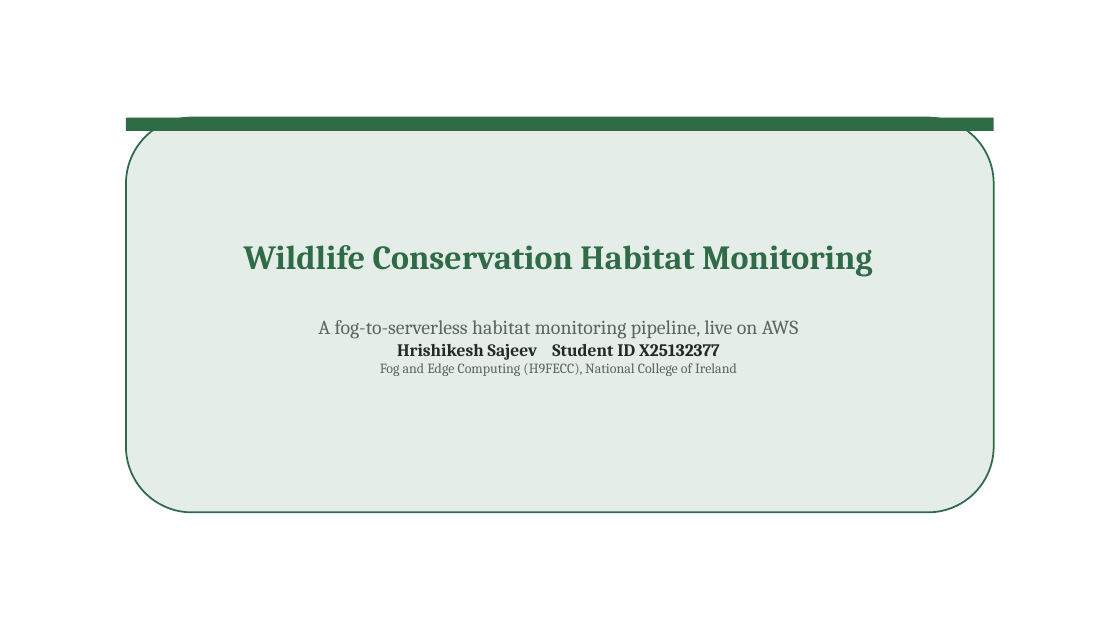
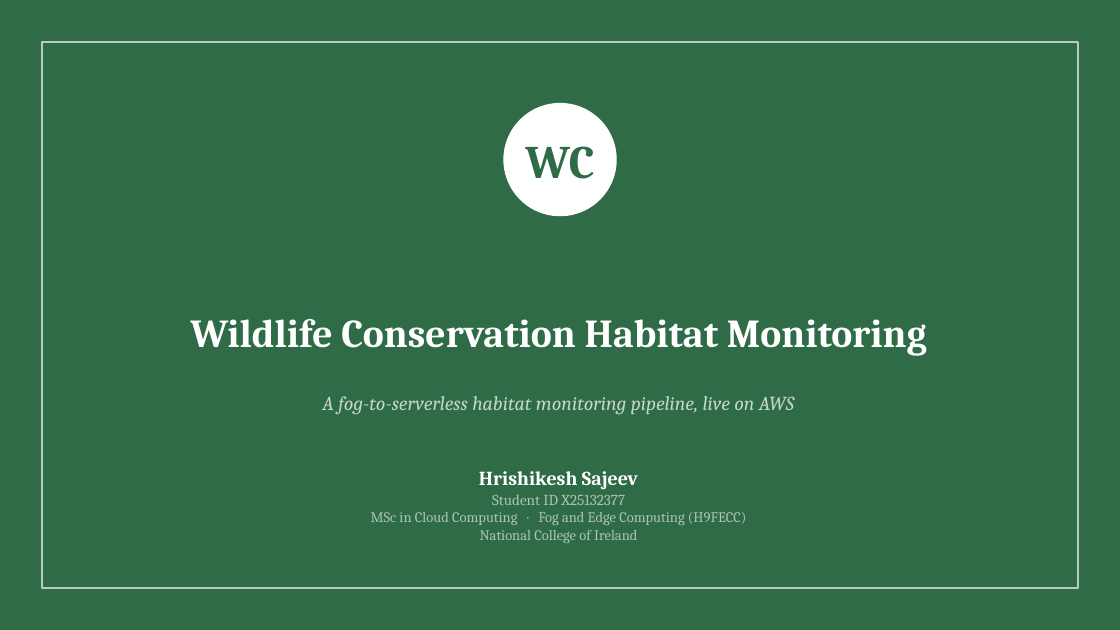
Before and after one commit to valletivarish/FEC_version_2, a slide deck: slide 1 of ppt/X25132377_wildlife-conservation-monitoring.pptx. Drawn at 1120x630 pixels with LibreOffice and Linux fonts; fonts in the diff are those of the drawing. Boxes give left, top, right and bottom in pixels: in the first picture for what was removed or moved away, otherwise in the second. Text is boxed around its words. In the diff, an @@ line names an element or a change of style, - is before the commit and + after.

```diff
--- a/ppt/X25132377_wildlife-conservation-monitoring.pptx
+++ b/ppt/X25132377_wildlife-conservation-monitoring.pptx
@@ rectangle: place and size @@
-rectangle at <box>126,118,994,513</box>
+rectangle at <box>0,0,1120,630</box>
@@ rectangle at <box>0,0,1120,630</box>: rounded rectangle to rectangle; fill #E5EDE8 to #2E6B46; outline #2E6B46 1.5 pt to none @@
@@ rectangle: place and size @@
-rectangle at <box>126,118,994,131</box>
+rectangle at <box>42,42,1078,588</box>
@@ rectangle at <box>42,42,1078,588</box>: fill #2E6B46 to none; outline none to #B5CBBE 1.5 pt @@
@@ ellipse added at <box>503,103,617,216</box>, fill #FFFFFF @@
@@ text added at <box>525,146,594,179</box>, 40 pt, text #2E6B46, bold @@
+WC
@@ text "Wildlife Conservation Habitat Monitoring": place and size @@
-text "Wildlife Conservation Habitat Monitoring" at <box>244,245,873,277</box>
+text "Wildlife Conservation Habitat Monitoring" at <box>190,319,927,356</box>
@@ text "Wildlife Conservation Habitat Monitoring" at <box>190,319,927,356</box>: size 29 to 34 pt, text colour #2E6B46 to #FFFFFF @@
@@ text at <box>380,344,737,376</box>: paragraphs removed @@
-Hrishikesh Sajeev Student ID X25132377
-Fog and Edge Computing (H9FECC), National College of Ireland
@@ text "A fog-to-serverless habitat monitoring pipeline, ...": place and size @@
-text "A fog-to-serverless habitat monitoring pipeline, ..." at <box>318,320,798,376</box>
+text "A fog-to-serverless habitat monitoring pipeline, ..." at <box>322,396,794,415</box>
@@ text "A fog-to-serverless habitat monitoring pipeline, ..." at <box>322,396,794,415</box>: text colour #5C655F to #C4D5CB, italic on @@
@@ text added at <box>371,471,747,543</box>, 12.5 pt, text #ABC3B5 @@
+Hrishikesh Sajeev
+Student ID X25132377
+MSc in Cloud Computing · Fog and Edge Computing (H9FECC)
+National College of Ireland
```
Also in this commit, not shown: 24 other files.
